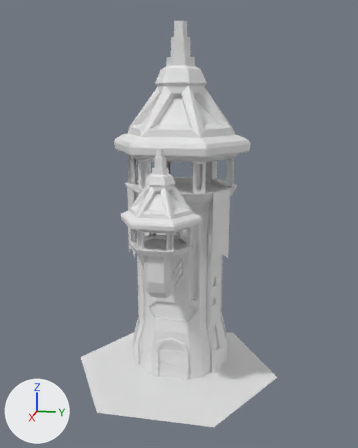
Before and after pictures for a commit that changed the FBX model Assets/Hex-assets/Hex_Flat_MageTower.fbx.
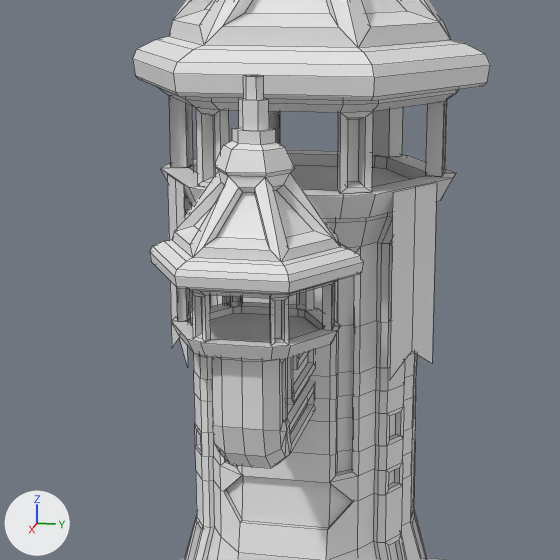
Each version is shown whole from a camera (50 mm lens) standing at (2.189, 0.457, 1.406) and looking at (0.014, 0.022, 0.863), then close up on the part from 18% to 77% of the width and 27% to 74% of the height. Lighting does not change. The marker at lower left points along +X, +Y and +Z. The close-ups show mesh edges as thin lines. Where no turn or scale is listed for an object, it has been applied to the vertices.

Objects in the first close-up: 'barrack hez base.001'.
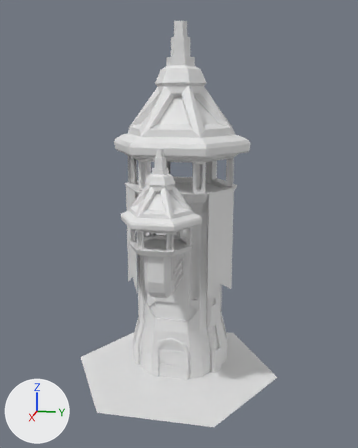
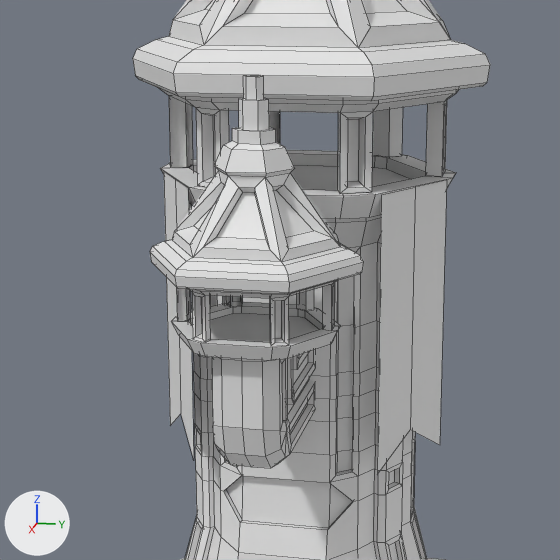
Where the newer file only moved an object's origin or applied its transform, the numbers keep the older frame.

What changed in the scene script:
```text
Change me_cylinder_001:
    where me_cylinder_001.from_pydata(...)  # 2218 vertices, 2078 faces; spans x -0.43..0.43, y -0.5..0.5, z 0.12..1.75
    used by ob_barrack_hez_base_001; location = (0.0, 0.0, 0.0)
    me_cylinder_001 part 1: the loose piece of 6 vertices spanning x -0.06..0.04, y -0.24..-0.18, z 0.69..1.02 is scaled about its middle by 1.5, then moved by (0.0, 0.0, -0.08)
    me_cylinder_001 part 2: the loose piece of 6 vertices spanning x -0.06..0.04, y 0.18..0.24, z 0.69..1.02 is scaled about its middle by 1.5, then moved by (0.0, 0.0, -0.08)
```

Boxes [x1, y1, x2, y2] around the edits, measured in the close-ups (560 x 560 px; the box of a moved part takes in the faces that stretch with it):
part 1 of me_cylinder_001, moved or reshaped
    before: [168, 176, 188, 366]
    after: [164, 173, 194, 459]
part 2 of me_cylinder_001, moved or reshaped
    before: [390, 184, 436, 379]
    after: [377, 182, 447, 474]
